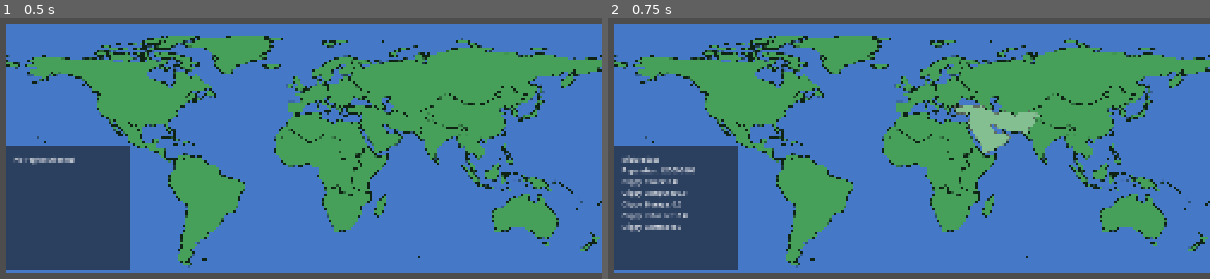
Above: before the commit, frames 1-2 (left to right).
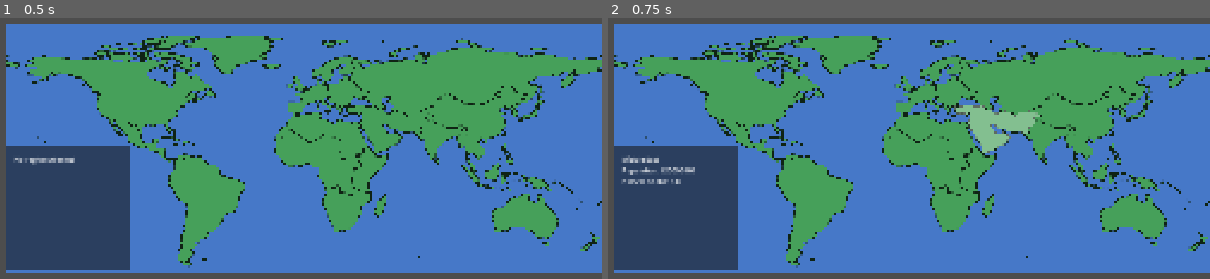
Above: after the commit, the same moments.

Repository: ChrisKnowles1987/Clippy
Game: Godot game, scene res://scenes/main.tscn
Two runs of this game, one before a commit and one after it. Both use one fixed random seed, a clock stepped at 60 frames per second and the inputs below.
Inputs (mouse positions are in pixels of both pictures, inside the frame that each line leads up to):
- Up to frame 1 (0.5 s): no input
- Up to frame 2 (0.75 s): tap Enter at 0.5 s; move the mouse to (987, 130) at 0.52 s; hold 2 (test_add_compute, bound only before the commit) from 0.53 s (still down); click (987, 130) at 0.67 s

Frame 1 is identical in both runs. In frame 2, 0.8% of the frame differs, in the area x 2-14%, y 61-82%.

Commit message:
Change of direction with resource and strategy, add éxploit'as a first action

Diff:
--- a/data/regions/central_america_caribbean.tres
+++ b/data/regions/central_america_caribbean.tres
@@ -7,8 +7,4 @@
 id = "central_america_caribbean"
 display_name = "Central America & Caribbean"
 population = 240000000
-clippy_power = 0.0
-clippy_compute = 0.0
-clippy_storage = 0.0
-clippy_influence = 0.0
-clippy_control = 0.0
+pwned_noobs = 0.0
--- a/data/regions/china.tres
+++ b/data/regions/china.tres
@@ -7,8 +7,4 @@
 id = "china"
 display_name = "China"
 population = 1410000000
-clippy_power = 0.0
-clippy_compute = 0.0
-clippy_storage = 0.0
-clippy_influence = 0.0
-clippy_control = 0.0
+pwned_noobs = 0.0
--- a/data/regions/east_africa.tres
+++ b/data/regions/east_africa.tres
@@ -1,14 +1,9 @@
-[gd_resource type="Resource" script_class="RegionData" load_steps=2 format=3]
+[gd_resource type="Resource" script_class="RegionData" load_steps=2 format=3 uid="uid://nrqiix7c4rq4"]
 
-[ext_resource type="Script" path="res://scripts/region_data.gd" id="1"]
+[ext_resource type="Script" uid="uid://c8sglxg2g7rtg" path="res://scripts/region_data.gd" id="1"]
 
 [resource]
 script = ExtResource("1")
 id = "east_africa"
 display_name = "East Africa"
 population = 470000000
-clippy_power = 0.0
-clippy_compute = 0.0
-clippy_storage = 0.0
-clippy_influence = 0.0
-clippy_control = 0.0
--- a/data/regions/north_africa.tres
+++ b/data/regions/north_africa.tres
@@ -7,8 +7,4 @@
 id = "north_africa"
 display_name = "North Africa"
 population = 270000000
-clippy_power = 0.0
-clippy_compute = 0.0
-clippy_storage = 0.0
-clippy_influence = 0.0
-clippy_control = 0.0
+pwned_noobs = 0.0
--- a/data/regions/north_america.tres
+++ b/data/regions/north_america.tres
@@ -1,14 +1,9 @@
-[gd_resource type="Resource" script_class="RegionData" load_steps=2 format=3]
+[gd_resource type="Resource" script_class="RegionData" load_steps=2 format=3 uid="uid://d1bfobpmys3ju"]
 
-[ext_resource type="Script" path="res://scripts/region_data.gd" id="1"]
+[ext_resource type="Script" uid="uid://c8sglxg2g7rtg" path="res://scripts/region_data.gd" id="1"]
 
 [resource]
 script = ExtResource("1")
 id = "north_america"
 display_name = "North America"
 population = 380000000
-clippy_power = 0.0
-clippy_compute = 0.0
-clippy_storage = 0.0
-clippy_influence = 0.0
-clippy_control = 0.0
--- a/data/regions/oceania.tres
+++ b/data/regions/oceania.tres
@@ -7,8 +7,4 @@
 id = "oceania"
 display_name = "Oceania"
 population = 46000000
-clippy_power = 0.0
-clippy_compute = 0.0
-clippy_storage = 0.0
-clippy_influence = 0.0
-clippy_control = 0.0
+pwned_noobs = 0.0
--- a/data/regions/russia_central_asia.tres
+++ b/data/regions/russia_central_asia.tres
@@ -1,14 +1,9 @@
-[gd_resource type="Resource" script_class="RegionData" load_steps=2 format=3]
+[gd_resource type="Resource" script_class="RegionData" load_steps=2 format=3 uid="uid://d3xrxrogcgh2m"]
 
-[ext_resource type="Script" path="res://scripts/region_data.gd" id="1"]
+[ext_resource type="Script" uid="uid://c8sglxg2g7rtg" path="res://scripts/region_data.gd" id="1"]
 
 [resource]
 script = ExtResource("1")
 id = "russia_central_asia"
 display_name = "Russia & Central Asia"
 population = 255000000
-clippy_power = 0.0
-clippy_compute = 0.0
-clippy_storage = 0.0
-clippy_influence = 0.0
-clippy_control = 0.0
--- a/data/regions/south_america.tres
+++ b/data/regions/south_america.tres
@@ -7,8 +7,4 @@
 id = "south_america"
 display_name = "South America"
 population = 440000000
-clippy_power = 0.0
-clippy_compute = 0.0
-clippy_storage = 0.0
-clippy_influence = 0.0
-clippy_control = 0.0
+pwned_noobs = 0.0
--- a/data/regions/southeast_asia.tres
+++ b/data/regions/southeast_asia.tres
@@ -7,8 +7,4 @@
 id = "southeast_asia"
 display_name = "Southeast Asia"
 population = 690000000
-clippy_power = 0.0
-clippy_compute = 0.0
-clippy_storage = 0.0
-clippy_influence = 0.0
-clippy_control = 0.0
+pwned_noobs = 0.0
--- a/data/regions/southern_africa.tres
+++ b/data/regions/southern_africa.tres
@@ -7,8 +7,4 @@
 id = "southern_africa"
 display_name = "Southern Africa"
 population = 230000000
-clippy_power = 0.0
-clippy_compute = 0.0
-clippy_storage = 0.0
-clippy_influence = 0.0
-clippy_control = 0.0
+pwned_noobs = 0.0
--- a/data/regions/west_africa.tres
+++ b/data/regions/west_africa.tres
@@ -7,8 +7,4 @@
 id = "west_africa"
 display_name = "West Africa"
 population = 520000000
-clippy_power = 0.0
-clippy_compute = 0.0
-clippy_storage = 0.0
-clippy_influence = 0.0
-clippy_control = 0.0
+pwned_noobs = 0.0
--- a/data/regions/western_europe.tres
+++ b/data/regions/western_europe.tres
@@ -7,8 +7,4 @@
 id = "western_europe"
 display_name = "Western Europe"
 population = 430000000
-clippy_power = 0.0
-clippy_compute = 0.0
-clippy_storage = 0.0
-clippy_influence = 0.0
-clippy_control = 0.0
+pwned_noobs = 0.0
--- a/project.godot
+++ b/project.godot
@@ -24,29 +24,9 @@
 
 [input]
 
-test_add_power={
+test_run_exploit={
 "deadzone": 0.2,
 "events": [Object(InputEventKey,"resource_local_to_scene":false,"resource_name":"","device":-1,"window_id":0,"alt_press …(191 unchanged characters)…
-]
-}
-test_add_compute={
-"deadzone": 0.2,
-"events": [Object(InputEventKey,"resource_local_to_scene":false,"resource_name":"","device":-1,"window_id":0,"alt_pressed":false,"shift_pressed":false,"ctrl_pressed":false,"meta_pressed":false,"pressed":false,"keycode":0,"physical_keycode":50,"key_label":0,"unicode":50,"location":0,"echo":false,"script":null)
-]
-}
-test_add_storage={
-"deadzone": 0.2,
-"events": [Object(InputEventKey,"resource_local_to_scene":false,"resource_name":"","device":-1,"window_id":0,"alt_pressed":false,"shift_pressed":false,"ctrl_pressed":false,"meta_pressed":false,"pressed":false,"keycode":0,"physical_keycode":51,"key_label":0,"unicode":51,"location":0,"echo":false,"script":null)
-]
-}
-test_add_influence={
-"deadzone": 0.2,
-"events": [Object(InputEventKey,"resource_local_to_scene":false,"resource_name":"","device":-1,"window_id":0,"alt_pressed":false,"shift_pressed":false,"ctrl_pressed":false,"meta_pressed":false,"pressed":false,"keycode":0,"physical_keycode":52,"key_label":0,"unicode":52,"location":0,"echo":false,"script":null)
-]
-}
-test_add_control={
-"deadzone": 0.2,
-"events": [Object(InputEventKey,"resource_local_to_scene":false,"resource_name":"","device":-1,"window_id":0,"alt_pressed":false,"shift_pressed":false,"ctrl_pressed":false,"meta_pressed":false,"pressed":false,"keycode":0,"physical_keycode":53,"key_label":0,"unicode":53,"location":0,"echo":false,"script":null)
 ]
 }
 
--- a/scripts/main.gd
+++ b/scripts/main.gd
@@ -4,69 +4,59 @@
 @onready var region_panel = $CanvasLayer/RegionPanel
 
 var selected_region_data: RegionData = null
+var region_runtime_data := {}
+
+var clippy_power: float = 10.0
+var clippy_compute: float = 10.0
+var clippy_storage: float = 0.0
 
 func _ready():
 	map_controller.region_selected.connect(_on_region_selected)
 	region_panel.show_empty()
 
 func _input(event):
-	if event.is_action_pressed("test_add_power"):
-		add_resource_to_selected_region("clippy_power", 1.0)
-
-	if event.is_action_pressed("test_add_compute"):
-		add_resource_to_selected_region("clippy_compute", 1.0)
-
-	if event.is_action_pressed("test_add_storage"):
-		add_resource_to_selected_region("clippy_storage", 1.0)
-
-	if event.is_action_pressed("test_add_influence"):
-		add_resource_to_selected_region("clippy_influence", 1.0)
-
-	if event.is_action_pressed("test_add_control"):
-		add_resource_to_selected_region("clippy_control", 1.0)
+	if event.is_action_pressed("test_run_exploit"):
+		run_exploit()
 
 func _on_region_selected(region_id: String, mouse_position: Vector2):
 	if region_id == "":
 		selected_region_data = null
 		region_panel.show_empty()
 		return
+	if region_runtime_data.has(region_id):
+		selected_region_data = region_runtime_data[region_id]
+	else:
+		var path = "res://data/regions/" + region_id + ".tres"
+		var region_data: RegionData = load(path).duplicate(true)
+		region_runtime_data[region_id] = region_data
+		selected_region_data = region_data
 
-	var path = "res://data/regions/" + region_id + ".tres"
-	var region_data: RegionData = load(path)
+	region_panel.show_region(selected_region_data)
 
-	selected_region_data = region_data
-
-	region_panel.show_region(region_data)
-
-func add_resource_to_selected_region(resource_name: String, amount: float):
+func run_exploit():
 	if selected_region_data == null:
 		print("No region selected")
 		return
 
+	var power_cost: float = 1.0
+	var compute_cost: float = 2.0
 
-	match resource_name:
-		"clippy_power":
-			selected_region_data.clippy_power += amount
-			print("Power: ", selected_region_data.clippy_power)
+	if clippy_power < power_cost:
+		print("Not enough power")
+		return
 
-		"clippy_compute":
-			selected_region_data.clippy_compute += amount
-			print("Compute: ", selected_region_data.clippy_compute)
+	if clippy_compute < compute_cost:
+		print("Not enough compute")
+		return
 
-		"clippy_storage":
-			selected_region_data.clippy_storage += amount
-			print("Storage: ", selected_region_data.clippy_storage)
+	clippy_power -= power_cost
+	clippy_compute -= compute_cost
 
-		"clippy_influence":
-			selected_region_data.clippy_influence += amount
-			print("Influence: ", selected_region_data.clippy_influence)
+	selected_region_data.pwned_noobs += 1.0
 
-		"clippy_control":
-			selected_region_data.clippy_control += amount
-			print("Control: ", selected_region_data.clippy_control)
+	print("Ran exploit in: ", selected_region_data.display_name)
+	print("Global power: ", clippy_power)
+	print("Global compute: ", clippy_compute)
+	print("Pwned noobs: ", selected_region_data.pwned_noobs)
 
-		_:
-			print("Unknown resource: ", resource_name)
 	region_panel.show_region(selected_region_data)
-	print("Added power to: ", selected_region_data.display_name)
-	print("Power: ", selected_region_data.clippy_power)
--- a/scripts/region_data.gd
+++ b/scripts/region_data.gd
@@ -5,10 +5,4 @@
 @export var display_name: String = ""
 @export var population: int = 0
 
-@export var clippy_power: float = 0.0
-@export var clippy_compute: float = 0.0
-@export var clippy_storage: float= 0.0
-@export var clippy_influence: float = 0.0
-@export var clippy_control: float = 0.0:
-	set(value):
-		clippy_control = clamp(value, 0.0, 100.0)
+@export var pwned_noobs: float = 0.0
Not shown: 1 places in data/regions/eastern_europe.tres that only renumber resources
Not shown: 1 places in data/regions/india.tres that only renumber resources
Not shown: 1 places in data/regions/japan_korea.tres that only renumber resources
Not shown: 1 places in data/regions/middle_east.tres that only renumber resources
Not shown, changed: docs/GAME_DESIGN.md
